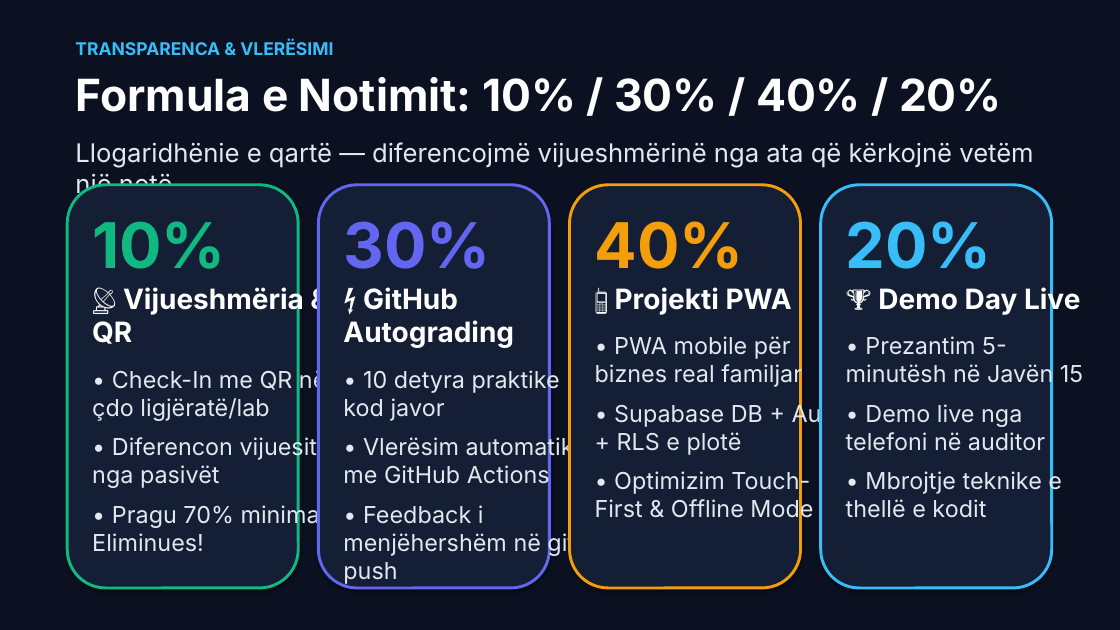
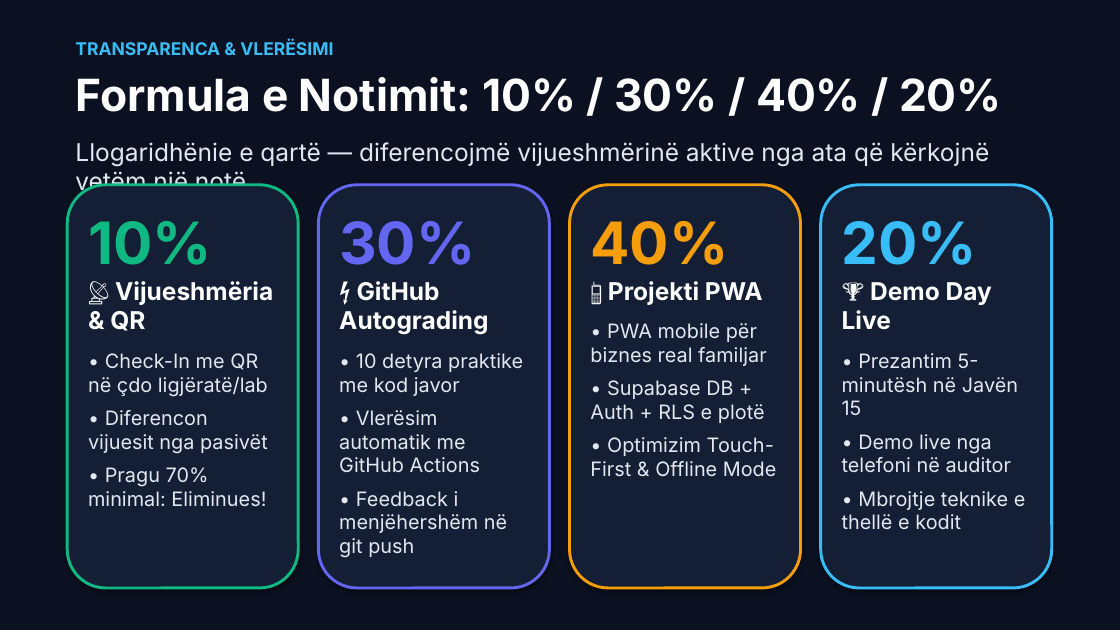
Before and after one commit to arbenl/arbenl.github.io, a slide deck: slide 12 of Jave1_Hyrje_Nextjs_PWA_Copilot_2026.pptx. Drawn at 1120x630 pixels with LibreOffice and Linux fonts; fonts in the diff are those of the drawing. Boxes give left, top, right and bottom in pixels: in the first picture for what was removed or moved away, otherwise in the second. Text is boxed around its words. In the diff, an @@ line names an element or a change of style, - is before the commit and + after.

```diff
--- a/Jave1_Hyrje_Nextjs_PWA_Copilot_2026.pptx
+++ b/Jave1_Hyrje_Nextjs_PWA_Copilot_2026.pptx
@@ text at box(75, 142, 989, 196): text changed; size 22 to 21 pt @@
-Llogaridhënie e qartë — diferencojmë vijueshmërinë nga ata që kërkojnë vetëm një notë.
+Llogaridhënie e qartë — diferencojmë vijueshmërinë aktive nga ata që kërkojnë vetëm një notë.
@@ text "10%" at box(88, 221, 273, 507): size 54 to 50 pt in "10%"; size 24 to 21 pt in "📡 Vijueshmëria & QR"; size 20 to 17 pt in "• Check-In me QR në çdo ligjëratë/lab", "• Diferencon vijuesit nga pasivët", "• Pragu 70% minimal: Eliminues!"; less space between paragraphs @@
@@ text "30%" at box(339, 221, 523, 558): size 54 to 50 pt in "30%"; size 24 to 21 pt in "⚡ GitHub Autograding"; size 20 to 17 pt in "• 10 detyra praktike me kod javor", "• Vlerësim automatik me GitHub Actions", "• Feedback i menjëhershëm në git push"; less space between paragraphs @@
@@ text "40%" at box(590, 221, 777, 477): size 54 to 50 pt in "40%"; size 24 to 21 pt in "📱 Projekti PWA"; size 20 to 17 pt in "• PWA mobile për biznes real familjar", "• Supabase DB + Auth + RLS ...", "• Optimizim Touch-First & Offline Mode"; less space between paragraphs @@
@@ text "20%" at box(842, 221, 1026, 529): size 54 to 50 pt in "20%"; size 24 to 21 pt in "🏆 Demo Day Live"; size 20 to 17 pt in "• Prezantim 5-minutësh në Javën 15", "• Demo live nga telefoni në auditor", "• Mbrojtje teknike e thellë e kodit"; less space between paragraphs @@
```
Also in this commit, not shown: 12 other slides changed, 6 slides added, 6 slides removed, 1 other file.
